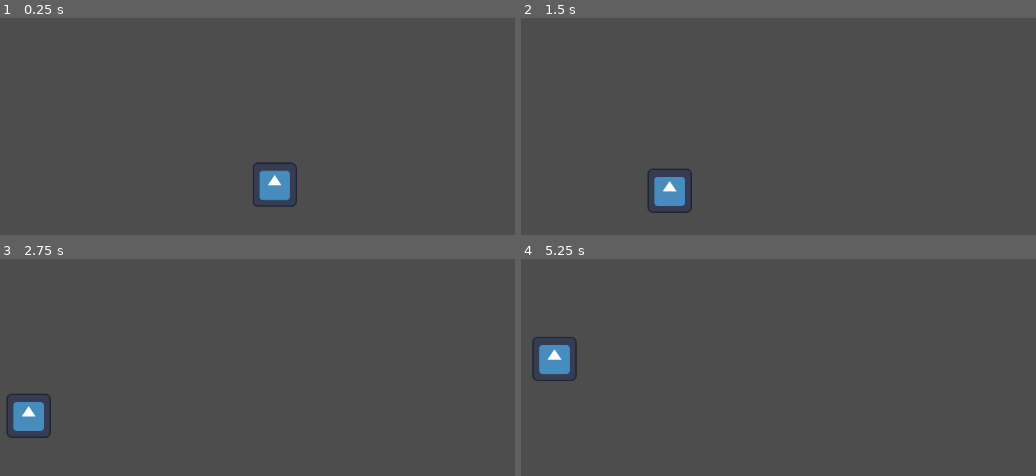
Above: before the commit, frames 1-4 (two rows, left to right).
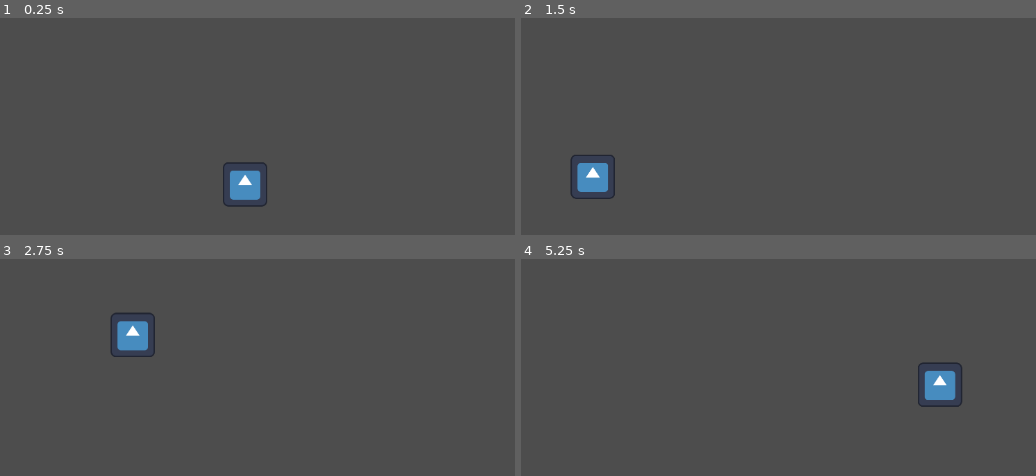
Above: after the commit, the same moments.

Repository: Dragon20C/Godot-Node-Behaviour-Tree
Game: Godot game, scene res://Scene/arena.tscn
Two runs of this game, one before a commit and one after it. Both use one fixed random seed, a clock stepped at 60 frames per second and the inputs below. The engine's default icon, where the game draws it, is replaced by a stand-in: a white triangle on a blue panel in a dark square.
Inputs (mouse positions are in pixels of both pictures, inside the frame that each line leads up to):
- Up to frame 1 (0.25 s): no input
- Up to frame 2 (1.5 s): move the mouse to (969, 161) at 0.52 s; move the mouse to (634, 206) at 1.27 s
- Up to frame 3 (2.75 s): move the mouse to (355, 326) at 2.02 s
- Up to frame 4 (5.25 s): move the mouse to (outside the picture) at 2.77 s; move the mouse to (outside the picture) at 3.52 s; move the mouse to (557, 358) at 4.27 s; move the mouse to (835, 426) at 5.02 s

The runs differ from the first frame. In frame 1, 2.0% of the frame differs, in the area x 43-58%, y 66-88%; in frame 2, 2.1%; in frame 3, 2.1%; in frame 4, 2.2%, in the area x 2-86%, y 35-69%.

Commit message:
Made it better by using a Dictionary to hold important data like the Object its self etc.

Diff:
--- /dev/null
+++ b/BehaviourTree/DataTree.gd
@@ -0,0 +1,15 @@
+class_name DataTreeClass extends Node
+
+
+var Data : Dictionary = {}
+
+func Get(Key):
+	return Data[Key]
+
+func Set(Key,Value):
+	Data[Key] = Value
+
+func Has(Key):
+	if Data[Key] != null:
+		return true
+	return false
--- a/BehaviourTree/NodeBT.gd
+++ b/BehaviourTree/NodeBT.gd
@@ -2,7 +2,6 @@
 
 enum NodeState {RUNNING,SUCCESS,FAILURE}
 var State : NodeState
-var Priority : int = 0
 
-func Evaluate(delta : float) -> NodeState:
+func Evaluate(Data : DataTreeClass) -> NodeState:
 	return NodeState.FAILURE
--- a/BehaviourTree/RootBT.gd
+++ b/BehaviourTree/RootBT.gd
@@ -1,25 +1,11 @@
 class_name RootBT extends NodeBT
 
-var TreeChildren : Array
+@onready var DataTree = DataTreeClass.new()
 
 func _ready() -> void:
-	TreeChildren = get_children()
+	DataTree.Set("Actor",get_parent())
 
 func _process(delta: float) -> void:
-	State = EvaluateTree(delta)
 
-func EvaluateTree(delta: float) -> NodeState:
-	for child in TreeChildren:
-		var childState = child.Evaluate(delta)
-
-		match childState:
-			NodeState.FAILURE:
-				return NodeState.FAILURE
-			NodeState.SUCCESS:
-				return NodeState.SUCCESS
-			NodeState.RUNNING:
-				continue
-			_:
-				continue
-
-	return NodeState.RUNNING
+	DataTree.Set("delta",delta)
+	self.get_child(0).Evaluate(DataTree)
--- a/BehaviourTree/SelectorBT.gd
+++ b/BehaviourTree/SelectorBT.gd
@@ -5,12 +5,10 @@
 
 func _ready() -> void:
 	SelectorChildren = get_children()
-	SelectorChildren.sort_custom(ComparePriority)
-	print(SelectorChildren)
 
-func Evaluate(delta: float) -> NodeState:
+func Evaluate(Data : DataTreeClass) -> NodeState:
 	for child in SelectorChildren:
-		var childState = child.Evaluate(delta)
+		var childState = child.Evaluate(Data)
 
 		match childState:
 			NodeState.FAILURE:
@@ -23,7 +21,3 @@
 				continue
 
 	return NodeState.FAILURE
-
-func ComparePriority(a: Node, b: Node) -> bool:
-
-	return a.Priority > b.Priority
--- a/BehaviourTree/SequenceBT.gd
+++ b/BehaviourTree/SequenceBT.gd
@@ -5,9 +5,9 @@
 func _ready() -> void:
 	SequenceChildren = get_children()
 
-func Evaluate(delta: float) -> NodeState:
+func Evaluate(Data : DataTreeClass) -> NodeState:
 	for child in SequenceChildren:
-		var childState = child.Evaluate(delta)
+		var childState = child.Evaluate(Data)
 
 		match childState:
 			NodeState.FAILURE:
@@ -15,8 +15,8 @@
 			NodeState.SUCCESS:
 				continue
 			NodeState.RUNNING:
-				continue
+				return NodeState.RUNNING
 			_:
 				return NodeState.FAILURE
 
-	return NodeState.SUCCESS
+	return NodeState.RUNNING
--- a/BehaviourTree/SpecificBehaviour/CanChaseCondition.gd
+++ b/BehaviourTree/SpecificBehaviour/CanChaseCondition.gd
@@ -1,13 +1,13 @@
 class_name CanChase extends NodeBT
 
 
-@export var NPC : CharacterBody2D
 @export var MinChaseDistance : int
 
-func Evaluate(delta: float) -> NodeState:
+func Evaluate(Data : DataTreeClass) -> NodeState:
+	var Actor = Data.Get("Actor")
 	var MousePos = get_global_mouse_position()
 
-	var Distance = NPC.position.distance_to(MousePos)
+	var Distance = Actor.position.distance_to(MousePos)
 
 	if Distance < MinChaseDistance:
 		State = NodeState.SUCCESS
--- /dev/null
+++ b/BehaviourTree/SpecificBehaviour/ChangeColourAction.gd
@@ -0,0 +1,6 @@
+class_name ChangeColourAction extends NodeBT
+
+
+func Evaluate(Data : DataTreeClass) -> NodeState:
+	print("Colour updated!")
+	return NodeState.RUNNING
--- a/BehaviourTree/SpecificBehaviour/ChaseAction.gd
+++ b/BehaviourTree/SpecificBehaviour/ChaseAction.gd
@@ -1,17 +1,16 @@
 class_name ChaseAction extends NodeBT
 
-@export var NPC : CharacterBody2D
 @export var Speed : int
 @export var MaxChaseDistance : int
-@export var MinChaseDistance : int
 
-func Evaluate(delta: float) -> NodeState:
+func Evaluate(Data : DataTreeClass) -> NodeState:
+	var Actor = Data.Get("Actor")
 	var MousePos = get_global_mouse_position()
 
-	NPC.velocity = (MousePos - NPC.position).normalized() * Speed
-	NPC.move_and_slide()
+	Actor.velocity = (MousePos - Actor.position).normalized() * Speed
+	Actor.move_and_slide()
 
-	var Distance = NPC.position.distance_to(MousePos)
+	var Distance = Actor.position.distance_to(MousePos)
 	if Distance < 5.0:
 		print("Chase Finished")
 		return NodeState.SUCCESS
--- a/BehaviourTree/SpecificBehaviour/PatrolAction.gd
+++ b/BehaviourTree/SpecificBehaviour/PatrolAction.gd
@@ -1,33 +1,26 @@
 class_name PatrolAction extends NodeBT
 
-@export var NPC : CharacterBody2D
 @export var Speed : int
 var TargetPosition : Vector2
-var WaitTime : float = 2.0
-var Clock : float = 0.0
 
 func _ready() -> void:
 	NewTarget()
 
-func Evaluate(delta: float) -> NodeState:
-	if Clock > 0:
-		# Wait for the specified time
-		Clock -= delta
-	else:
-		# Move towards the target position
-		NPC.velocity = (TargetPosition - NPC.position).normalized() * Speed
-		NPC.move_and_slide()
+func Evaluate(Data : DataTreeClass) -> NodeState:
+	var Actor = Data.Get("Actor")
+			# Move towards the target position
+	Actor.velocity = (TargetPosition - Actor.position).normalized() * Speed
+	Actor.move_and_slide()
 
-		# Check if the NPC has reached the target position
-		if NPC.position.distance_to(TargetPosition) < 5.0:
-			NPC.position = TargetPosition
-			# Wait for a few seconds before selecting a new target position
-			Clock = WaitTime
-			NewTarget()
+	# Check if the NPC has reached the target position
+	if Actor.position.distance_to(TargetPosition) < 5.0:
+		Actor.position = TargetPosition
+		# Wait for a few seconds before selecting a new target position
+		NewTarget()
 
 			# Return success when the patrol is completed
-			print("Patrol Finished")
-			return NodeState.SUCCESS
+		print("Patrol Finished")
+		return NodeState.SUCCESS
 
 
 	# Return RUNNING while the patrol is in progress
--- /dev/null
+++ b/BehaviourTree/SpecificBehaviour/WaitAction.gd
@@ -0,0 +1,18 @@
+class_name WaitAction extends NodeBT
+
+@export var WaitTime : float = 2.0
+var Clock : float = 0.0
+
+func _ready() -> void:
+	Clock = WaitTime
+
+func Evaluate(Data : DataTreeClass) -> NodeState:
+	var delta = Data.Get("delta")
+	if Clock > 0:
+		Clock -= delta
+	else:
+		Clock = WaitTime
+		print("Done")
+		return NodeState.SUCCESS
+
+	return NodeState.RUNNING
--- a/Scene/enemy.tscn
+++ b/Scene/enemy.tscn
@@ -7,11 +7,24 @@
 [ext_resource type="Script" path="res://BehaviourTree/SpecificBehaviour/CanChaseCondition.gd" id="5_kkfqi"]
 [ext_resource type="Script" path="res://BehaviourTree/SpecificBehaviour/ChaseAction.gd" id="6_8cn0c"]
 [ext_resource type="Script" path="res://BehaviourTree/SpecificBehaviour/PatrolAction.gd" id="7_jvbg7"]
+[ext_resource type="Script" path="res://BehaviourTree/SpecificBehaviour/ChangeColourAction.gd" id="9_yxacb"]
 
 [sub_resource type="RectangleShape2D" id="RectangleShape2D_6fh2e"]
 size = Vector2(60, 60)
 
 [node name="Enemy" type="CharacterBody2D"]
+
+[node name="SequenceBT" type="Node2D" parent="."]
+script = ExtResource("4_g1rti")
+
+[node name="CanChase" type="Node2D" parent="SequenceBT"]
+script = ExtResource("5_kkfqi")
+MinChaseDistance = 250
+
+[node name="ChaseAction" type="Node2D" parent="SequenceBT"]
+script = ExtResource("6_8cn0c")
+Speed = 150
+MaxChaseDistance = 250
 
 [node name="Icon" type="Sprite2D" parent="."]
 scale = Vector2(0.5, 0.5)
@@ -26,22 +39,12 @@
 [node name="SelectorBT" type="Node2D" parent="RootBT"]
 script = ExtResource("3_a4xdw")
 
-[node name="SequenceBT" type="Node2D" parent="RootBT/SelectorBT"]
+[node name="SequenceBT2" type="Node2D" parent="RootBT/SelectorBT"]
 script = ExtResource("4_g1rti")
 
-[node name="CanChase" type="Node2D" parent="RootBT/SelectorBT/SequenceBT" node_paths=PackedStringArray("NPC")]
-script = ExtResource("5_kkfqi")
-NPC = NodePath("../../../..")
-MinChaseDistance = 200
+[node name="PatrolAction" type="Node2D" parent="RootBT/SelectorBT/SequenceBT2"]
+script = ExtResource("7_jvbg7")
+Speed = 200
 
-[node name="ChaseAction" type="Node2D" parent="RootBT/SelectorBT/SequenceBT" node_paths=PackedStringArray("NPC")]
-script = ExtResource("6_8cn0c")
-NPC = NodePath("../../../..")
-Speed = 150
-MaxChaseDistance = 250
-MinChaseDistance = 100
-
-[node name="PatrolAction" type="Node2D" parent="RootBT/SelectorBT" node_paths=PackedStringArray("NPC")]
-script = ExtResource("7_jvbg7")
-NPC = NodePath("../../..")
-Speed = 200
+[node name="ChangeColourAction" type="Node2D" parent="RootBT/SelectorBT"]
+script = ExtResource("9_yxacb")
--- a/project.godot
+++ b/project.godot
@@ -14,3 +14,7 @@
 run/main_scene="res://Scene/arena.tscn"
 config/features=PackedStringArray("4.1", "Forward Plus")
 config/icon="res://icon.svg"
+
+[filesystem]
+
+import/blender/enabled=false
Not shown: 1 places in Scene/enemy.tscn that only renumber resources
